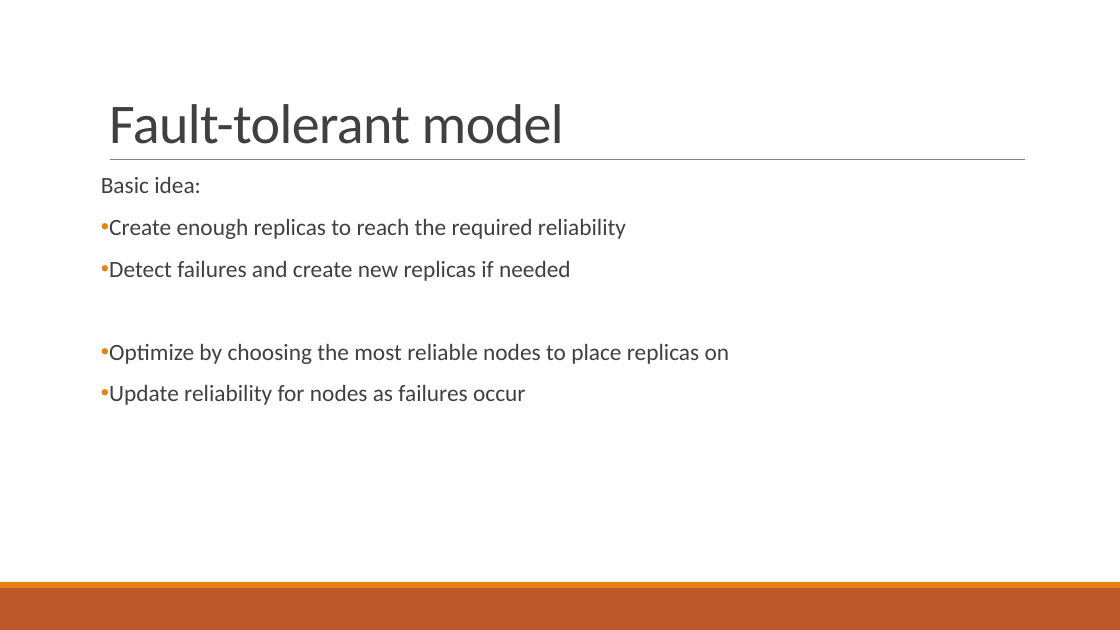
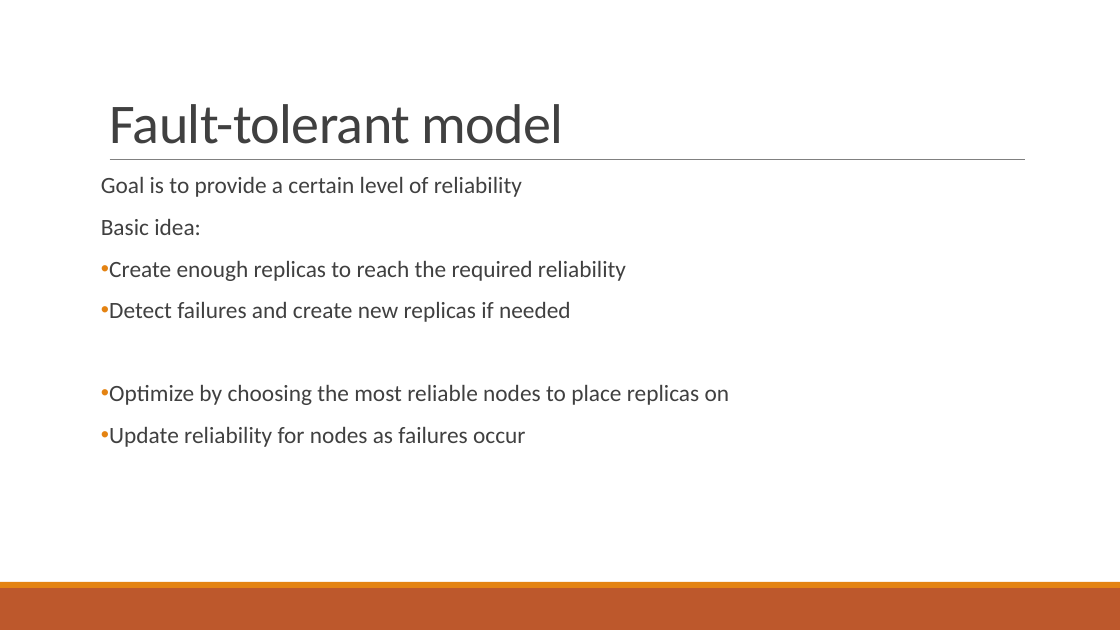
Before and after one commit to PStahl/master_thesis, a slide deck: slide 13 of presentation/presentation.pptx (slide 11 before the commit). Drawn at 1120x630 pixels with LibreOffice and Linux fonts; fonts in the diff are those of the drawing. Boxes give left, top, right and bottom in pixels: in the first picture for what was removed or moved away, otherwise in the second. Text is boxed around its words. In the diff, an @@ line names an element or a change of style, - is before the commit and + after.

```diff
--- a/presentation/presentation.pptx
+++ b/presentation/presentation.pptx
@@ text at <box>101,177,522,197</box>: paragraph added @@
+Goal is to provide a certain level of reliability
```
Also in this commit, not shown: 2 other slides changed, 1 slide added.
